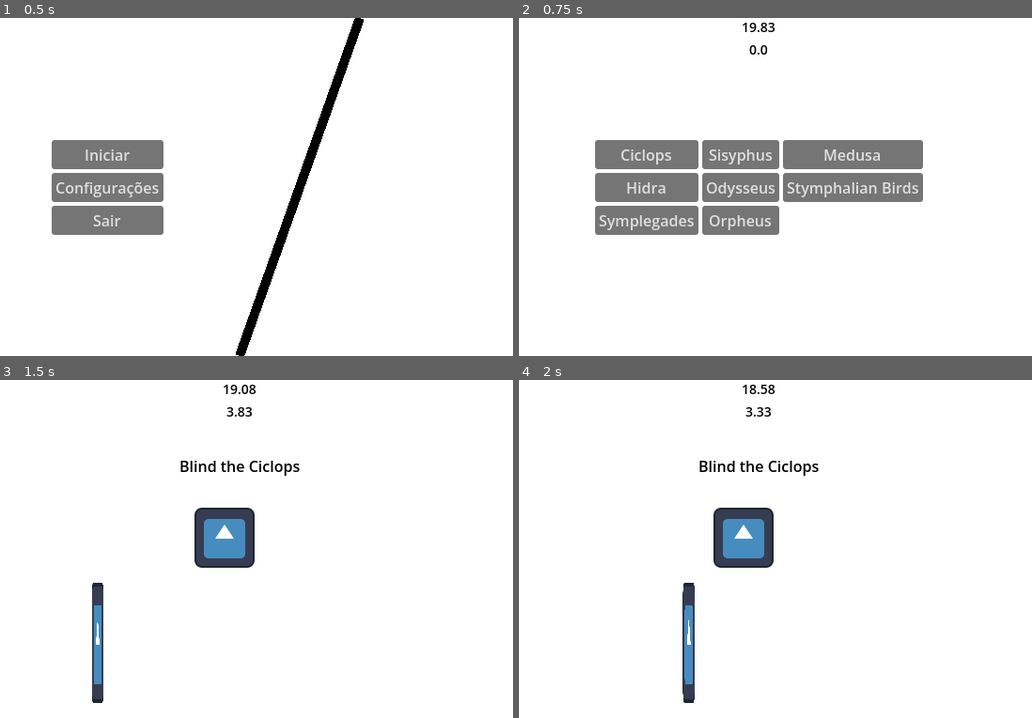
Above: before the commit, frames 1-4 (two rows, left to right).
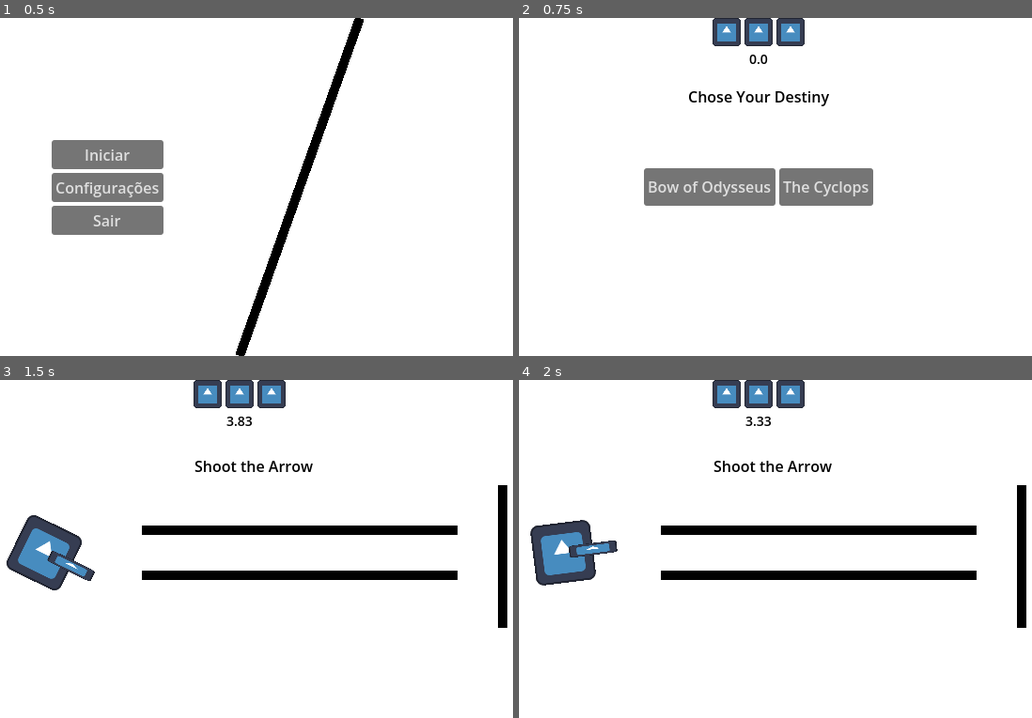
Above: after the commit, the same moments.

Repository: Magistratus-Studio/gmtk
Game: Godot game, scene res://Cenas/minigame_manager_scene.tscn
Two runs of this game, one before a commit and one after it. Both use one fixed random seed, a clock stepped at 60 frames per second and the inputs below. The engine's default icon, where the game draws it, is replaced by a stand-in: a white triangle on a blue panel in a dark square.
Inputs:
- Up to frame 1 (0.5 s): no input
- Up to frame 2 (0.75 s): click "Iniciar" at 0.5 s
- Up to frame 3 (1.5 s): click "Ciclops" (after the commit: "Bow of Odysseus") at 1.25 s
- Up to frame 4 (2 s): no input

Frame 1 is identical in both runs. In frame 2, 14% of the frame differs, in the area x 14-79%, y 0-65%; in frame 3, 11%; in frame 4, 11%.

Commit message:
feat: mudado lógica gameplay

Diff:
--- a/gmtk/Cenas/minigame_manager_scene.tscn
+++ b/gmtk/Cenas/minigame_manager_scene.tscn
@@ -4,12 +4,22 @@
 [ext_resource type="PackedScene" uid="uid://b1wqa8wy5xguc" path="res://Cenas/tela_conclusao.tscn" id="2_26w0q"]
 [ext_resource type="PackedScene" uid="uid://dcrl7ywx8jwtf" path="res://Cenas/menu_inicial.tscn" id="3_sr11h"]
 [ext_resource type="PackedScene" uid="uid://b1a13bxuslybc" path="res://Cenas/seletor_caminho.tscn" id="4_f5rh3"]
+[ext_resource type="PackedScene" uid="uid://wq113svfs4po" path="res://Cenas/Minijogos/Teseu/teseu.tscn" id="5_vl8rj"]
+[ext_resource type="PackedScene" uid="uid://bd00gh7xx8fsd" path="res://Cenas/Minijogos/Submundo/submundo.tscn" id="6_g8ekr"]
+[ext_resource type="PackedScene" uid="uid://cmci35ph4i50f" path="res://Cenas/Minijogos/Simplegades/simplegades.tscn" id="7_bdi2s"]
+[ext_resource type="PackedScene" uid="uid://bgwj7u2ooc3w3" path="res://Cenas/Minijogos/Aves/aves_estifalo.tscn" id="8_rvrk6"]
+[ext_resource type="PackedScene" uid="uid://d3sot5xgqkdv8" path="res://Cenas/Minijogos/Arco/arco_odisseu.tscn" id="9_27606"]
+[ext_resource type="PackedScene" uid="uid://bjculms3pwg2t" path="res://Cenas/Minijogos/Hidra/hidra.tscn" id="10_5u8lg"]
+[ext_resource type="PackedScene" uid="uid://d2yt5lwvfw3uh" path="res://Cenas/Minijogos/Medusa/Medusa.tscn" id="11_eq1h1"]
+[ext_resource type="PackedScene" uid="uid://5hx0nq0gfwen" path="res://Cenas/Minijogos/Ciclope/ciclope.tscn" id="12_arl2q"]
+[ext_resource type="PackedScene" uid="uid://d1qeky4720sqw" path="res://Cenas/Minijogos/Sisifo/Sisifo.tscn" id="13_uud8v"]
+[ext_resource type="Texture2D" uid="uid://bc1ayuixxupfe" path="res://icon.svg" id="14_g8ekr"]
 
 [sub_resource type="LabelSettings" id="LabelSettings_lauj7"]
 font_size = 14
 font_color = Color(0, 0, 0, 1)
 
-[node name="MinigameManagerScene" type="Control" unique_id=1923513264 node_paths=PackedStringArray("timer_principal", "timer_minigame", "label_timer_principal", "label_timer_minigame", "hud", "scene_controller")]
+[node name="MinigameManagerScene" type="Control" unique_id=1923513264 node_paths=PackedStringArray("timer_minigame", "vidas_container", "label_timer_minigame", "hud", "scene_controller") groups=["orquestrador"]]
 z_index = 1
 layout_mode = 3
 anchors_preset = 15
@@ -19,18 +29,15 @@
 grow_vertical = 2
 mouse_filter = 1
 script = ExtResource("1_sw5qv")
-timer_principal = NodePath("TimerPrincipal")
 timer_minigame = NodePath("TimerMinigame")
-label_timer_principal = NodePath("HudTimers/VBoxContainer2/LabelTimerPrincipal")
+vidas_container = NodePath("HudTimers/VBoxContainer2/VidaContainer")
 label_timer_minigame = NodePath("HudTimers/VBoxContainer2/LabelTimerMinigame")
 hud = NodePath("HudTimers")
 scene_controller = NodePath("SceneController")
 tela_conclusao = ExtResource("2_26w0q")
 tela_inicial = ExtResource("3_sr11h")
 tela_seletor = ExtResource("4_f5rh3")
-
-[node name="TimerPrincipal" type="Timer" parent="." unique_id=1848098506]
-one_shot = true
+minigames_disponiveis = Array[PackedScene]([ExtResource("5_vl8rj"), ExtResource("6_g8ekr"), ExtResource("7_bdi2s"), ExtResource("8_rvrk6"), ExtResource("9_27606"), ExtResource("10_5u8lg"), ExtResource("11_eq1h1"), ExtResource("12_arl2q"), ExtResource("13_uud8v")])
 
 [node name="TimerMinigame" type="Timer" parent="." unique_id=362766242]
 one_shot = true
@@ -61,12 +68,23 @@
 offset_bottom = 44.0
 grow_horizontal = 2
 
-[node name="LabelTimerPrincipal" type="Label" parent="HudTimers/VBoxContainer2" unique_id=235755349]
+[node name="VidaContainer" type="HBoxContainer" parent="HudTimers/VBoxContainer2" unique_id=373210906]
 layout_mode = 2
-text = "texto"
-label_settings = SubResource("LabelSettings_lauj7")
-vertical_alignment = 1
-metadata/_edit_use_anchors_ = true
+
+[node name="Vida" type="TextureRect" parent="HudTimers/VBoxContainer2/VidaContainer" unique_id=1395556812]
+custom_maximum_size = Vector2(30, 30)
+layout_mode = 2
+texture = ExtResource("14_g8ekr")
+
+[node name="Vida2" type="TextureRect" parent="HudTimers/VBoxContainer2/VidaContainer" unique_id=1027931046]
+custom_maximum_size = Vector2(30, 30)
+layout_mode = 2
+texture = ExtResource("14_g8ekr")
+
+[node name="Vida3" type="TextureRect" parent="HudTimers/VBoxContainer2/VidaContainer" unique_id=165951761]
+custom_maximum_size = Vector2(30, 30)
+layout_mode = 2
+texture = ExtResource("14_g8ekr")
 
 [node name="LabelTimerMinigame" type="Label" parent="HudTimers/VBoxContainer2" unique_id=1447960999]
 layout_mode = 2
@@ -76,5 +94,4 @@
 vertical_alignment = 1
 metadata/_edit_use_anchors_ = true
 
-[connection signal="timeout" from="TimerPrincipal" to="." method="_on_timer_principal_timeout"]
 [connection signal="timeout" from="TimerMinigame" to="." method="_on_timer_minigame_timeout"]
--- a/gmtk/Cenas/seletor_caminho.tscn
+++ b/gmtk/Cenas/seletor_caminho.tscn
@@ -1,14 +1,9 @@
 [gd_scene format=3 uid="uid://b1a13bxuslybc"]
 
 [ext_resource type="Script" uid="uid://bfbam7k6blmos" path="res://Scripts/seletor_caminho.gd" id="1_xfh7h"]
-[ext_resource type="PackedScene" uid="uid://5hx0nq0gfwen" path="res://Cenas/Minijogos/Ciclope/ciclope.tscn" id="3_hej73"]
-[ext_resource type="PackedScene" uid="uid://d1qeky4720sqw" path="res://Cenas/Minijogos/Sisifo/Sisifo.tscn" id="3_nc73i"]
-[ext_resource type="PackedScene" uid="uid://d2yt5lwvfw3uh" path="res://Cenas/Minijogos/Medusa/Medusa.tscn" id="4_hej73"]
-[ext_resource type="PackedScene" uid="uid://bjculms3pwg2t" path="res://Cenas/Minijogos/Hidra/hidra.tscn" id="5_y1mm1"]
-[ext_resource type="PackedScene" uid="uid://d3sot5xgqkdv8" path="res://Cenas/Minijogos/Arco/arco_odisseu.tscn" id="6_ipbtg"]
-[ext_resource type="PackedScene" uid="uid://bgwj7u2ooc3w3" path="res://Cenas/Minijogos/Aves/aves_estifalo.tscn" id="7_tck4q"]
-[ext_resource type="PackedScene" uid="uid://cmci35ph4i50f" path="res://Cenas/Minijogos/Simplegades/simplegades.tscn" id="8_r37qa"]
-[ext_resource type="PackedScene" uid="uid://bd00gh7xx8fsd" path="res://Cenas/Minijogos/Submundo/submundo.tscn" id="9_iv6lu"]
+
+[sub_resource type="LabelSettings" id="LabelSettings_xfh7h"]
+font_color = Color(0, 0, 0, 1)
 
 [node name="SeletorCaminho" type="Control" unique_id=188329596 groups=["seletor"]]
 layout_mode = 3
@@ -18,14 +13,6 @@
 grow_horizontal = 2
 grow_vertical = 2
 script = ExtResource("1_xfh7h")
-sisifus = ExtResource("3_nc73i")
-ciclope = ExtResource("3_hej73")
-medusa = ExtResource("4_hej73")
-hidra = ExtResource("5_y1mm1")
-odisseu = ExtResource("6_ipbtg")
-estifalo = ExtResource("7_tck4q")
-simplegades = ExtResource("8_r37qa")
-orfeu = ExtResource("9_iv6lu")
 
 [node name="Fundo" type="ColorRect" parent="." unique_id=155421700]
 layout_mode = 1
@@ -35,21 +22,19 @@
 grow_horizontal = 2
 grow_vertical = 2
 
-[node name="HBoxContainer" type="GridContainer" parent="." unique_id=1852231460]
-custom_maximum_size = Vector2(640, -1)
+[node name="HBoxContainer" type="HBoxContainer" parent="." unique_id=1963682467]
 layout_mode = 1
 anchors_preset = 8
 anchor_left = 0.5
 anchor_top = 0.5
 anchor_right = 0.5
 anchor_bottom = 0.5
-offset_left = -174.5
-offset_top = -50.5
-offset_right = 174.5
-offset_bottom = 50.5
+offset_left = -20.0
+offset_top = -20.0
+offset_right = 20.0
+offset_bottom = 20.0
 grow_horizontal = 2
 grow_vertical = 2
-columns = 3
 
 [node name="Button" type="Button" parent="HBoxContainer" unique_id=237881189]
 layout_mode = 2
@@ -59,36 +44,19 @@
 layout_mode = 2
 text = "Sisyphus"
 
-[node name="Button3" type="Button" parent="HBoxContainer" unique_id=1277553636]
-layout_mode = 2
-text = "Medusa"
+[node name="Titulo" type="Label" parent="." unique_id=285581555]
+layout_mode = 1
+anchors_preset = -1
+anchor_left = -0.0004999995
+anchor_top = 0.2
+anchor_right = 1.0
+anchor_bottom = 0.264
+offset_left = 0.3199997
+offset_bottom = -0.040000916
+text = "Chose Your Destiny"
+label_settings = SubResource("LabelSettings_xfh7h")
+horizontal_alignment = 1
+metadata/_edit_use_anchors_ = true
 
-[node name="Button4" type="Button" parent="HBoxContainer" unique_id=688852871]
-layout_mode = 2
-text = "Hidra"
-
-[node name="Button5" type="Button" parent="HBoxContainer" unique_id=565256914]
-layout_mode = 2
-text = "Odysseus"
-
-[node name="Button6" type="Button" parent="HBoxContainer" unique_id=1307272822]
-layout_mode = 2
-text = "Stymphalian Birds"
-
-[node name="Button7" type="Button" parent="HBoxContainer" unique_id=1604295452]
-layout_mode = 2
-text = "Symplegades"
-
-[node name="Button8" type="Button" parent="HBoxContainer" unique_id=1833868422]
-layout_mode = 2
-text = "Orpheus"
-
-[connection signal="tree_exited" from="." to="." method="_on_tree_exited"]
-[connection signal="pressed" from="HBoxContainer/Button" to="." method="_on_button_pressed"]
-[connection signal="pressed" from="HBoxContainer/Button2" to="." method="_on_button_2_pressed"]
-[connection signal="pressed" from="HBoxContainer/Button3" to="." method="_on_button_3_pressed"]
-[connection signal="pressed" from="HBoxContainer/Button4" to="." method="_on_button_4_pressed"]
-[connection signal="pressed" from="HBoxContainer/Button5" to="." method="_on_button_5_pressed"]
-[connection signal="pressed" from="HBoxContainer/Button6" to="." method="_on_button_6_pressed"]
-[connection signal="pressed" from="HBoxContainer/Button7" to="." method="_on_button_7_pressed"]
-[connection signal="pressed" from="HBoxContainer/Button8" to="." method="_on_button_8_pressed"]
+[connection signal="pressed" from="HBoxContainer/Button" to="." method="_on_button_pressed" flags=18]
+[connection signal="pressed" from="HBoxContainer/Button2" to="." method="_on_button_pressed" flags=18]
--- a/gmtk/Scripts/minigame_manager.gd
+++ b/gmtk/Scripts/minigame_manager.gd
@@ -1,9 +1,8 @@
 extends Control
 
 @export_category("Filhos")
-@export var timer_principal: Timer
 @export var timer_minigame: Timer
-@export var label_timer_principal: Label
+@export var vidas_container: HBoxContainer
 @export var label_timer_minigame: Label
 @export var hud: Control
 @export var scene_controller: Control
@@ -14,39 +13,36 @@
 @export var tela_seletor: PackedScene
 
 @export_category("Variáveis")
-@export var TIMER_TOTAL: float = 20.0
 @export var temporizador_minigame: float = 4.0
+@export var vidas: int = 3
 
+@export_category("Minigames")
+@export var minigames_disponiveis: Array[PackedScene]
+var pool_minigames: Array[PackedScene]
 var minigame_atual: MinigameBase
 
 func _ready() -> void:
+	pool_minigames = minigames_disponiveis.duplicate(true)
 	hud.hide()
 	carregar_cena(tela_inicial)
 
 func _process(_delta: float) -> void:
-	label_timer_principal.text = String.num(timer_principal.time_left, 2)
 	label_timer_minigame.text = String.num(timer_minigame.time_left, 2)
 
 func checar_vitoria() -> void:
 	if minigame_atual.verificar_sucesso():
 		print("Jogador venceu o minigame atual!")
-	carregar_cena(tela_seletor)
 
 func _iniciar_jogo() -> void:
 	hud.show()
-	timer_principal.start(TIMER_TOTAL)
+	minigames_disponiveis = pool_minigames.duplicate(true)
+	vidas = 3
+	for vida: TextureRect in vidas_container.get_children():
+		vida.modulate = Color.WHITE
 	carregar_cena(tela_seletor)
-
-func pausar_timer(status: bool) -> void:
-	timer_principal.paused = status
 
 func parar_timer_minigame() -> void:
 	timer_minigame.stop()
-
-func _on_timer_principal_timeout() -> void:
-	parar_timer_minigame()
-	hud.hide()
-	carregar_cena(tela_conclusao)
 
 func _on_timer_minigame_timeout() -> void:
 	checar_vitoria()
@@ -68,6 +64,7 @@
 	elif instancia.has_signal("minigame_selecionado"): # conectar sinais seletor
 		instancia.minigame_selecionado.connect(_on_minigame_selecionado)
 	elif instancia.has_signal("voltar_menu"): # conectar sinais tela final
+		hud.hide()
 		instancia.voltar_menu.connect(_on_voltar_menu)
 
 	scene_controller.add_child(instancia)
@@ -75,12 +72,39 @@
 func _on_minigame_concluido(sucesso: bool) -> void:
 	parar_timer_minigame()
 	if sucesso:
-		print("Venceu Minigame!") # passa para o proximo minigame
+		if minigames_disponiveis.size() == 0:
+			carregar_cena(tela_conclusao) # com vitória
+		else:
+			carregar_cena(tela_seletor)
 	else:
+		vidas -= 1
+		# diminuir uma vida do hud
+		var vida: TextureRect = vidas_container.get_child(vidas)
+		vida.modulate = Color.DIM_GRAY
+		if vidas == 0:
+			carregar_cena(tela_conclusao) # com derrota
+		else:
+			carregar_cena(tela_seletor)
 		print("Perdeu Minigame!") # aplicar debuf/ diminui o tempo maximo por minigame
 
 func _on_minigame_selecionado(minigame: PackedScene) -> void:
+	minigames_disponiveis.erase(minigame)
 	carregar_cena(minigame)
 
 func _on_voltar_menu() -> void:
 	carregar_cena(tela_inicial)
+
+func sortear_minigames() -> Array[PackedScene]:
+	# Trava de segurança se a lista esvaziar
+	if minigames_disponiveis.is_empty():
+		return []
+
+	minigames_disponiveis.shuffle()
+
+	var sorteados: Array[PackedScene] = []
+	sorteados.append(minigames_disponiveis[0])
+
+	if minigames_disponiveis.size() > 1:
+		sorteados.append(minigames_disponiveis[1])
+
+	return sorteados
--- a/gmtk/Scripts/seletor_caminho.gd
+++ b/gmtk/Scripts/seletor_caminho.gd
@@ -1,35 +1,87 @@
 extends Control
 
 signal minigame_selecionado(minigame: PackedScene)
-@export var sisifus: PackedScene
-@export var ciclope: PackedScene
-@export var medusa: PackedScene
-@export var hidra: PackedScene
-@export var odisseu: PackedScene
-@export var estifalo: PackedScene
-@export var simplegades: PackedScene
-@export var orfeu: PackedScene
 
-func _on_button_2_pressed() -> void:
-	minigame_selecionado.emit(sisifus)
+# No script do Seletor
+@onready var botao_1 = $HBoxContainer/Button
+@onready var botao_2 = $HBoxContainer/Button2
 
-func _on_button_pressed() -> void:
-	minigame_selecionado.emit(ciclope)
+var dados_dos_minigames: Dictionary = {
+	"arco_odisseu": {
+		"nome": "Bow of Odysseus",
+		#"icone": preload("res://Cenas/Minijogos/Arco/icone_arco.png")
+	},
+	"aves_estifalo": {
+		"nome": "Stymphalian Birds",
+		#"icone": preload("res://Cenas/Minijogos/Aves/icone_aves.png")
+	},
+	"ciclope": {
+		"nome": "The Cyclops",
+		#"icone": preload("res://Cenas/Minijogos/Ciclope/icone_ciclope.png")
+	},
+	"hidra": {
+		"nome": "Lernaean Hydra",
+		#"icone": preload("res://Cenas/Minijogos/Hidra/icone_hidra.png")
+	},
+	"Medusa": { # Atenção ao 'M' maiúsculo do seu arquivo Medusa.tscn
+		"nome": "Medusa",
+		#"icone": preload("res://Cenas/Minijogos/Medusa/icone_medusa.png")
+	},
+	"simplegades": {
+		"nome": "Clashing Rocks", # Ou "Symplegades", mas Clashing Rocks soa melhor em inglês para jogos
+		#"icone": preload("res://Cenas/Minijogos/Simplegades/icone_simplegades.png")
+	},
+	"Sisifo": { # Atenção ao 'S' maiúsculo do seu arquivo Sisifo.tscn
+		"nome": "Sisyphus",
+		#"icone": preload("res://Cenas/Minijogos/Sisifo/icone_sisifo.png")
+	},
+	"submundo": {
+		"nome": "The Underworld",
+		#"icone": preload("res://Cenas/Minijogos/Submundo/icone_submundo.png")
+	},
+	"teseu": {
+		"nome": "Ship of Theseus", # Ou "The Labyrinth" dependendo do foco do seu minigame
+		#"icone": preload("res://Cenas/Minijogos/Teseu/icone_teseu.png")
+	}
+}
 
-func _on_button_3_pressed() -> void:
-	minigame_selecionado.emit(medusa)
+func _ready() -> void:
+	var Orquestrador = get_tree().get_nodes_in_group("orquestrador")[0]
+	# Pede os jogos para o Orquestrador (supondo que o nome do Autoload seja 'Orquestrador')
+	var sorteados = Orquestrador.sortear_minigames()
 
-func _on_button_4_pressed() -> void:
-	minigame_selecionado.emit(hidra)
+	botao_1.hide()
+	botao_2.hide()
 
-func _on_button_5_pressed() -> void:
-	minigame_selecionado.emit(odisseu)
+	if sorteados.size() > 0:
+		configurar_botao(botao_1, sorteados[0])
+	if sorteados.size() > 1:
+		configurar_botao(botao_2, sorteados[1])
 
-func _on_button_6_pressed() -> void:
-	minigame_selecionado.emit(estifalo)
+func configurar_botao(botao: Button, cena: PackedScene) -> void:
+	botao.show()
 
-func _on_button_7_pressed() -> void:
-	minigame_selecionado.emit(simplegades)
+	# Salva a cena na memória do botão para sabermos o que carregar ao clicar
+	botao.set_meta("cena_minigame", cena)
 
-func _on_button_8_pressed() -> void:
-	minigame_selecionado.emit(orfeu)
+	# Extrai a chave de identificação a partir do caminho do arquivo
+	var id_cena: String = cena.resource_path.get_file().get_basename()
+
+	# Verifica se essa chave existe no nosso dicionário
+	if dados_dos_minigames.has(id_cena):
+		var dados = dados_dos_minigames[id_cena]
+
+		# Aplica o nome e o ícone
+		botao.text = dados["nome"]
+		#botao.icon = dados["icone"]
+
+		# Opcional: Garante que o ícone se ajuste ao tamanho do botão
+		#botao.expand_icon = true
+	else:
+		# Fallback de segurança (caso você esqueça de adicionar algum minigame no dicionário)
+		botao.text = id_cena.capitalize()
+		botao.icon = null
+
+func _on_button_pressed(source: BaseButton) -> void:
+	var cena = source.get_meta("cena_minigame")
+	minigame_selecionado.emit(cena)
--- a/gmtk/project.godot
+++ b/gmtk/project.godot
@@ -15,6 +15,10 @@
 config/features=PackedStringArray("4.7", "GL Compatibility")
 config/icon="res://icon.svg"
 
+[autoload]
+
+Globais="*uid://goc3ulij73uj"
+
 [display]
 
 window/size/viewport_width=640
@@ -29,6 +33,9 @@
 seletor=""
 disparos=""
 alvo=""
+dropable=""
+areas_de_drop=""
+orquestrador=""
 
 [input]
 
